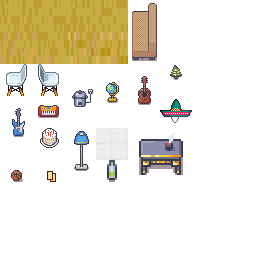
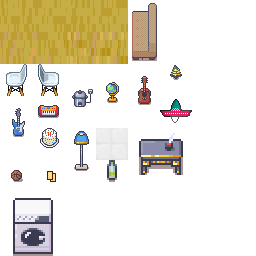
Before/after of a 256 x 256 layered artwork. What changed in the layer stack:
painted on "tileset_hs18.png" over [13, 198, 53, 256]
